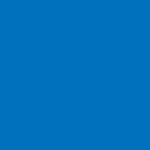
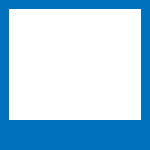
Layer changes from the first (150, 150) image to the second:
hid "Layer copy" over [9, 9, 141, 120]
